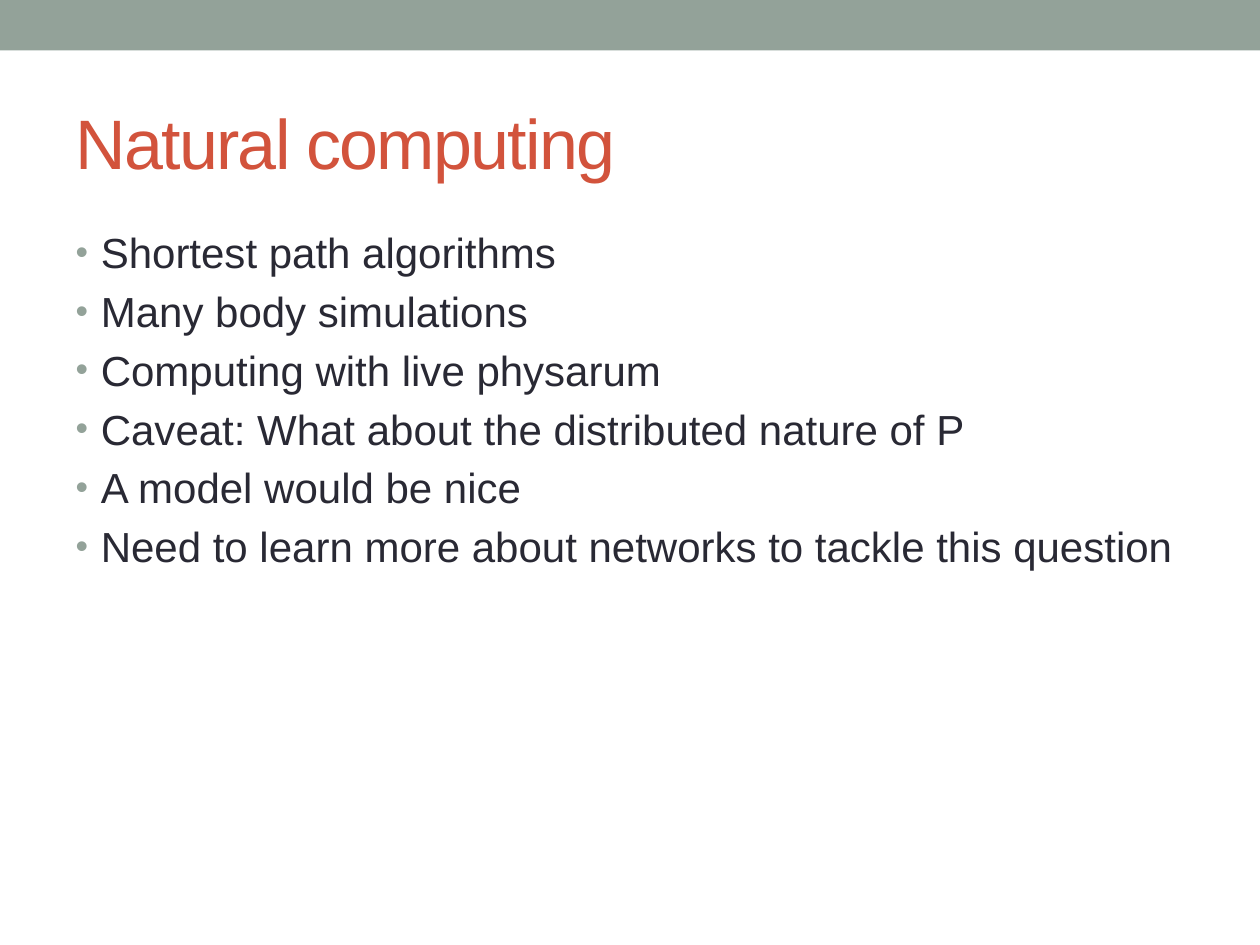
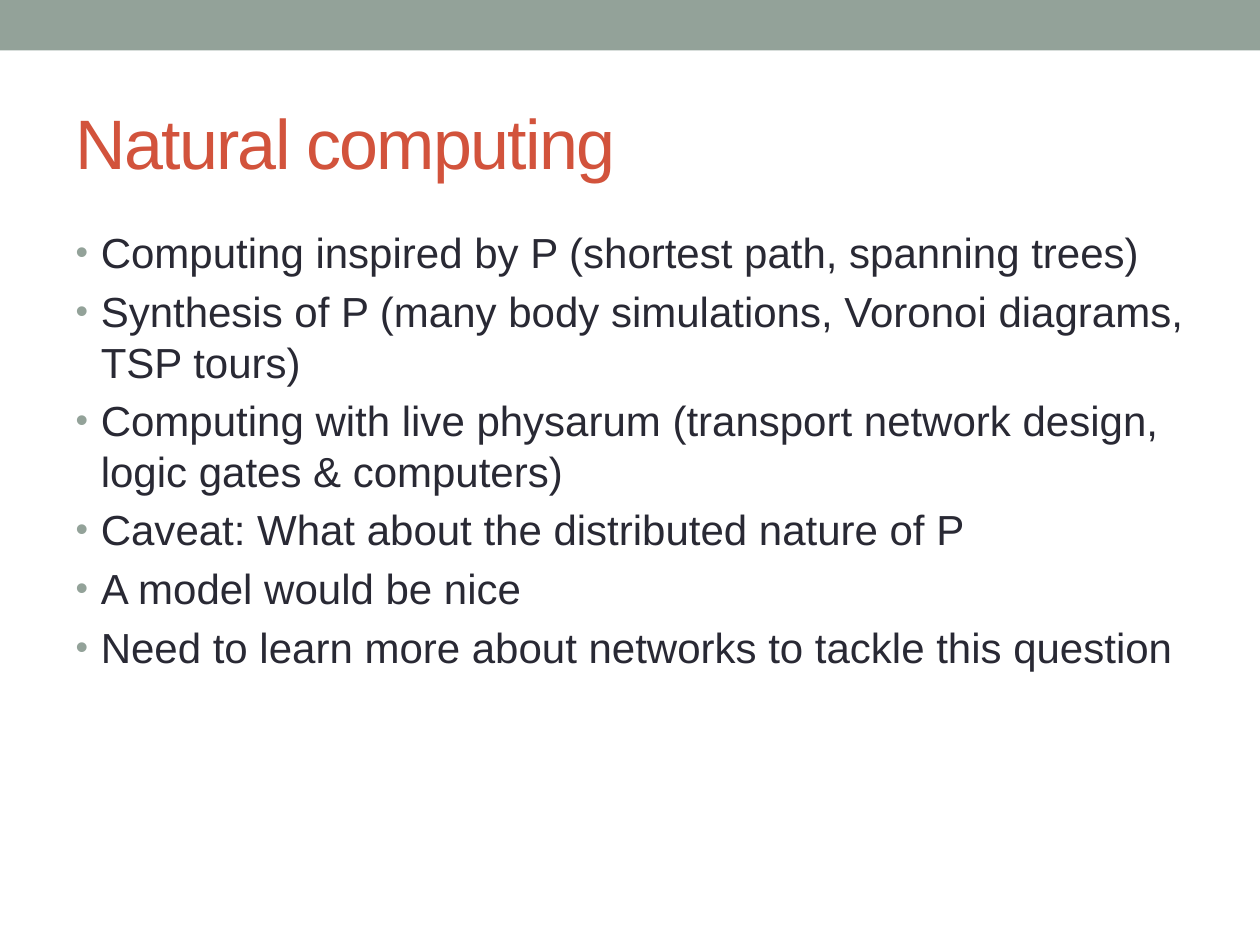
Before and after one commit to 05dirnbe/defense, a slide deck: slide 7 of draft.pptx. Drawn at 1260x945 pixels with LibreOffice and Linux fonts; fonts in the diff are those of the drawing. Boxes give left, top, right and bottom in pixels: in the first picture for what was removed or moved away, otherwise in the second. Text is boxed around its words. In the diff, an @@ line names an element or a change of style, - is before the commit and + after.

Commit message:
Worked on second part of presentation.

```diff
--- a/draft.pptx
+++ b/draft.pptx
@@ text at box(101, 237, 1183, 495): text changed @@
-• Shortest path algorithms
-• Many body simulations
-• Computing with live physarum
+• Computing inspired by P (shortest path, spanning trees)
+• Synthesis of P (many body simulations, Voronoi diagrams, TSP tours)
+• Computing with live physarum (transport network design, logic gates & computers)
```
Also in this commit, not shown: 15 other files.
